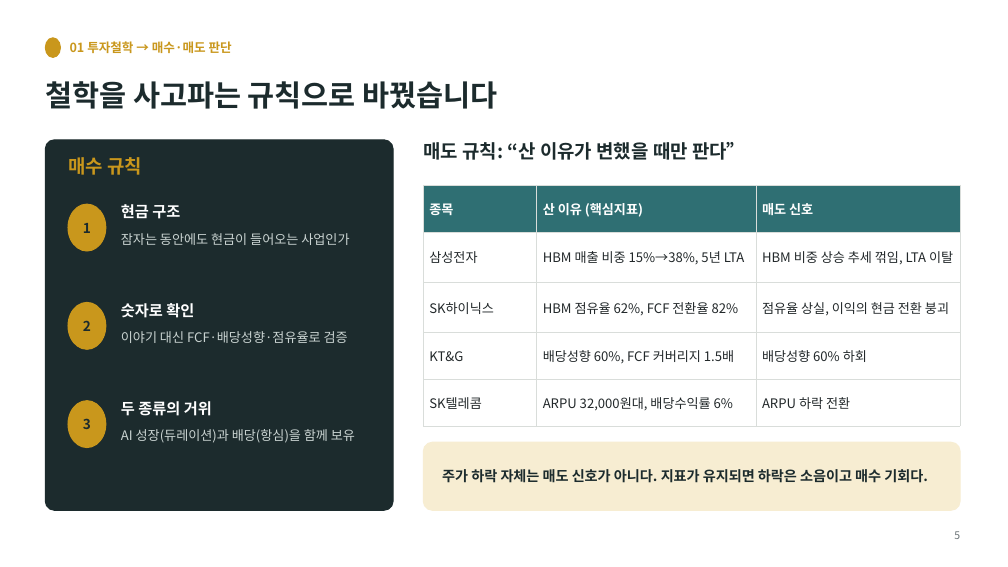
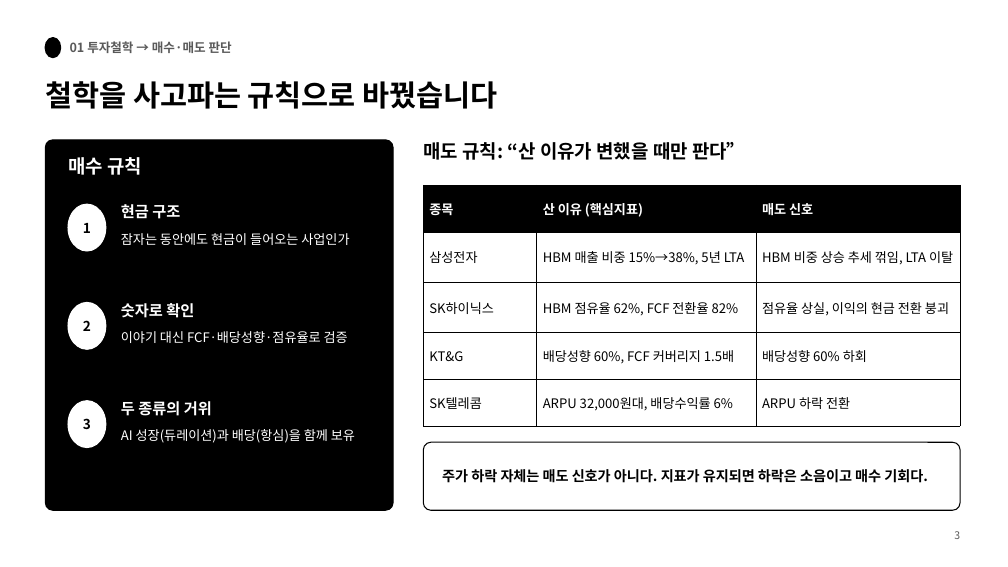
Before and after one commit to HyeonSooJ/marcap, a slide deck: slide 3 of 가치투자대회_최종보고서_정현수.pptx (slide 5 before the commit). Drawn at 1008x567 pixels with LibreOffice and Linux fonts; fonts in the diff are those of the drawing. Boxes give left, top, right and bottom in pixels: in the first picture for what was removed or moved away, otherwise in the second. Text is boxed around its words. In the diff, an @@ line names an element or a change of style, - is before the commit and + after.

```diff
--- a/가치투자대회_최종보고서_정현수.pptx
+++ b/가치투자대회_최종보고서_정현수.pptx
@@ ellipse at bbox=[45, 38, 60, 57]: fill #C9971C to #000000; outline #C9971C 1 pt to #000000 1.5 pt @@
@@ text "01 투자철학 → 매수·매도 판단" at bbox=[70, 41, 232, 53]: text colour #C9971C to #595959 @@
@@ rounded rectangle at bbox=[45, 140, 393, 510]: fill #1C2B2D to #000000; outline #1C2B2D 1 pt to #000000 1 pt; proportions changed @@
@@ text "매수 규칙" at bbox=[68, 157, 142, 175]: text colour #C9971C to #FFFFFF @@
@@ table at bbox=[423, 185, 960, 415] @@
@@ fill #2F6F73 to #000000 in row 1 @@
@@ text colour #22282A to #000000 @@
@@ borders changed @@
@@ fill #C9971C to #FFFFFF; outline #C9971C 1 pt to #FFFFFF 1 pt in 3 elements at bbox=[68, 204, 106, 251], bbox=[68, 302, 106, 349], bbox=[68, 401, 106, 448] @@
@@ text colour #C9D3D1 to #FFFFFF in 3 elements at bbox=[121, 233, 349, 245], bbox=[121, 331, 348, 343], bbox=[121, 429, 355, 443] @@
@@ rounded rectangle at bbox=[423, 442, 960, 510]: fill #F7EDD2 to #FFFFFF; outline #F7EDD2 1 pt to #000000 1 pt; proportions changed @@
@@ text colour #1C2B2D to #000000 in 6 elements at bbox=[45, 81, 497, 109], bbox=[83, 223, 91, 233], bbox=[83, 320, 91, 331], bbox=[83, 418, 91, 430], bbox=[423, 142, 746, 160], bbox=[442, 469, 928, 483] @@
@@ text at bbox=[954, 531, 960, 539]: text changed; text colour #6B7477 to #595959 @@
-5
+3
```
Also in this commit, not shown: 14 other slides changed, 7 slides removed.
